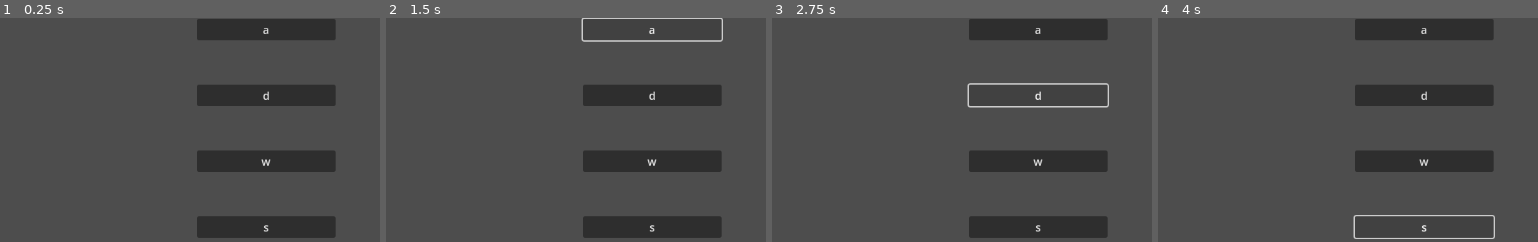
Above: before the commit, frames 1-4 (left to right).
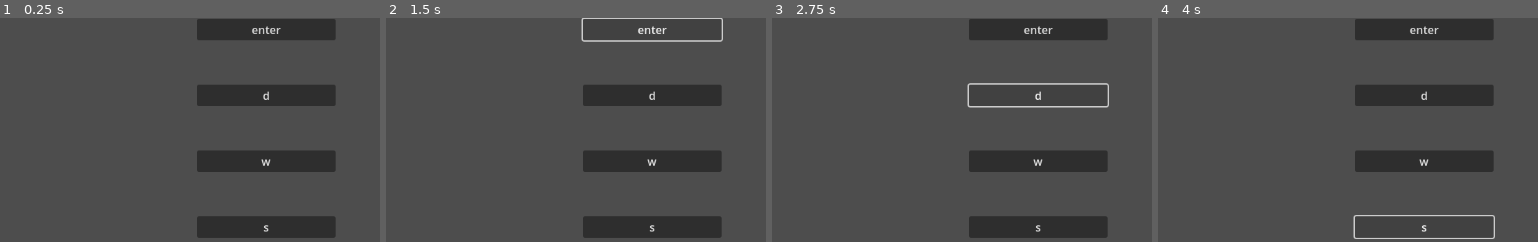
Above: after the commit, the same moments.

Repository: Cole-Miller-IT/template-game-for-future-projects
Game: Godot game, scene res://Scenes/Levels/Settings/settings_menu.tscn
Same seed, same stepped clock (60 frames per second), same inputs: the game is played once before the commit and once after it. This scene is started directly instead of the project's main scene.
Inputs:
- Up to frame 1 (0.25 s): no input
- Up to frame 2 (1.5 s): click "a" (after the commit: "enter") at 0.5 s; click "a" (after the commit: "enter") at 1.25 s
- Up to frame 3 (2.75 s): click "d" at 2 s
- Up to frame 4 (4 s): click "w" at 2.75 s; click "s" at 3.5 s
The pictures show only the part of the screen within x 50-100%, y 14-64%; the shares and areas given below are measured in that part.

The runs differ from the first frame. In frame 1, 0.1% of the frame differs, in the area x 66-74%, y 3-8%; in frame 2, 0.1%; in frame 3, 0.1%; in frame 4, 0.1%.

Commit message:
got hotkey saving working

Diff:
--- a/Scenes/Levels/Settings/settings_menu.gd
+++ b/Scenes/Levels/Settings/settings_menu.gd
@@ -4,12 +4,13 @@
 var rebindMode = false
 var rebindKeyToChange = ""
 
-@onready var hotkeys = load("res://Scenes/Resources/Settings/keybinds.tres")
+@onready var hotkeys = Keybinds.new()
 
 # Called when the node enters the scene tree for the first time.
 func _ready():
 	#Read hotkey resource data and assign the buttons the correct keys to display on the rebind button
 	if hotkeys:
+		hotkeys = ResourceLoader.load("res://Scenes/Resources/Settings/keybinds.tres")
 		$MarginContainer/VBoxContainer/TabContainer/Keybinds/MarginContainer/VBoxContainer/MoveLeft/RebindKey.text = hotkeys.defaultMoveLeft
 		$MarginContainer/VBoxContainer/TabContainer/Keybinds/MarginContainer/VBoxContainer/MoveRight/RebindKey1.text = hotkeys.defaultMoveRight
 		$MarginContainer/VBoxContainer/TabContainer/Keybinds/MarginContainer/VBoxContainer/MoveUp/RebindKey1.text = hotkeys.defaultMoveUp
@@ -42,25 +43,28 @@
 	#rebind the key to the given key by the user
 	if rebindKeyToChange == "moveLeft":
 		hotkeys.defaultMoveLeft = eventRecieved.as_text_key_label().to_lower()
-		#print("keycode recieved for change " + eventRecieved.as_text_key_label().to_lower())
+		print("keycode recieved for change " + eventRecieved.as_text_key_label().to_lower())
 
 	else:
 		print("hotkey rebind not implemented yet")
 
+	#func rebind(action, eventReceived):
+	#print("Before change: " + hotkeys.get_action_key(action))
+	#hotkeys.set_action_key(action, eventReceived.as_text_key_label().to_lower())
+	#$MarginContainer/VBoxContainer/TabContainer/Keybinds/MarginContainer/VBoxContainer.get_node(action + "/RebindKey").text = hotkeys.get_action_key(action)
+	#ResourceSaver.save(hotkeys, "res://Scenes/Resources/Settings/keybinds.tres")
+	#print("After change: " + hotkeys.get_action_key(action))
 
 	#save the key for next game boot up
-	hotkeys.saveData(hotkeys)
+	ResourceSaver.save(hotkeys, "res://Scenes/Resources/Settings/keybinds.tres")
 
-	#
-	#make this a variable string for all hotkeys
+
 	#Update text on the settings menu
-	#
-	#var settingString = "MarginContainer/VBoxContainer/TabContainer/Keybinds/MarginContainer/VBoxContainer/" + rebindKeyToChange + "/RebindKey"
-
 	$MarginContainer/VBoxContainer/TabContainer/Keybinds/MarginContainer/VBoxContainer/MoveLeft/RebindKey.text = eventRecieved.as_text_key_label().to_lower()
 
 	rebindMode = false
 
+	#hotkeys = load("res://Scenes/Resources/Settings/keybinds.tres")
 	print("after changes: " + hotkeys.defaultMoveLeft)
 
 
--- a/Scenes/Resources/Settings/keybinds.gd
+++ b/Scenes/Resources/Settings/keybinds.gd
@@ -7,12 +7,8 @@
 const MOVE_DOWN : String = "down"
 const LIGHT_ATTACK : String = "lightAttack"
 
-var defaultMoveLeft = "a"
+@export var defaultMoveLeft = "a"
 var defaultMoveRight = "d"
 var defaultMoveUp = "w"
 var defaultMoveDown = "s"
 #var defaultLightAttack = "LMB"
-
-
-func saveData(data):
-	ResourceSaver.save(data, "res://Scenes/Resources/Settings/keybinds.tres")
--- a/Scenes/Resources/Settings/keybinds.tres
+++ b/Scenes/Resources/Settings/keybinds.tres
@@ -4,3 +4,4 @@
 
 [resource]
 script = ExtResource("1_821vt")
+defaultMoveLeft = "a"
